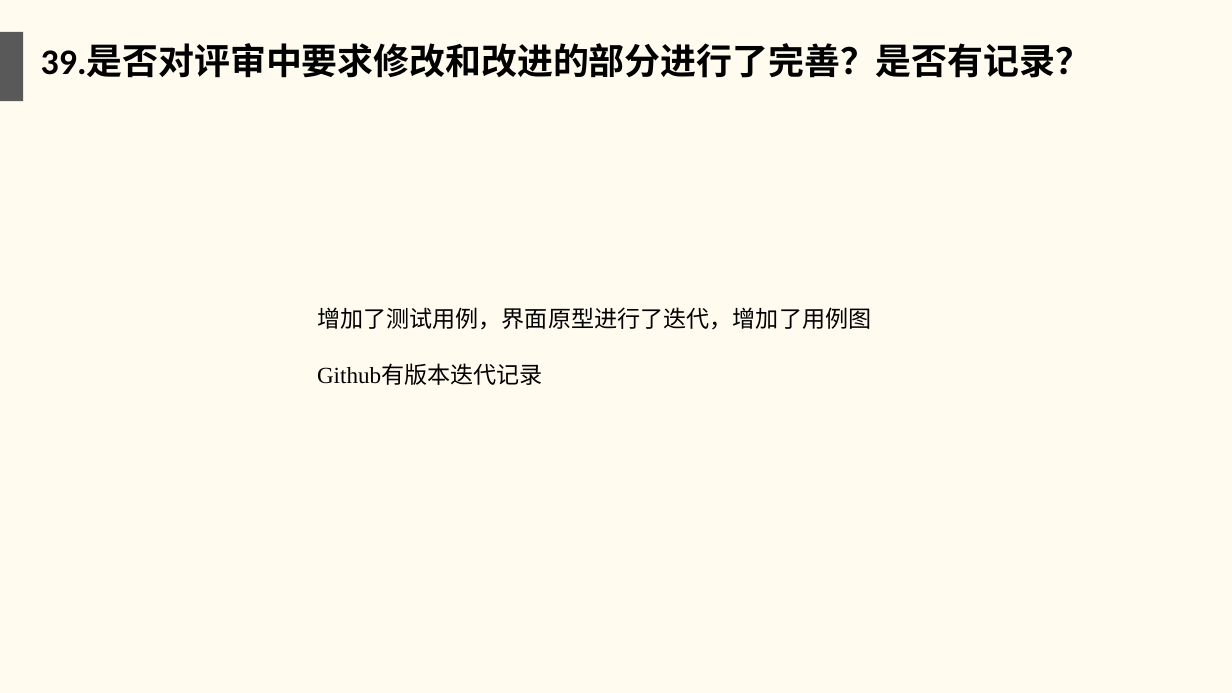
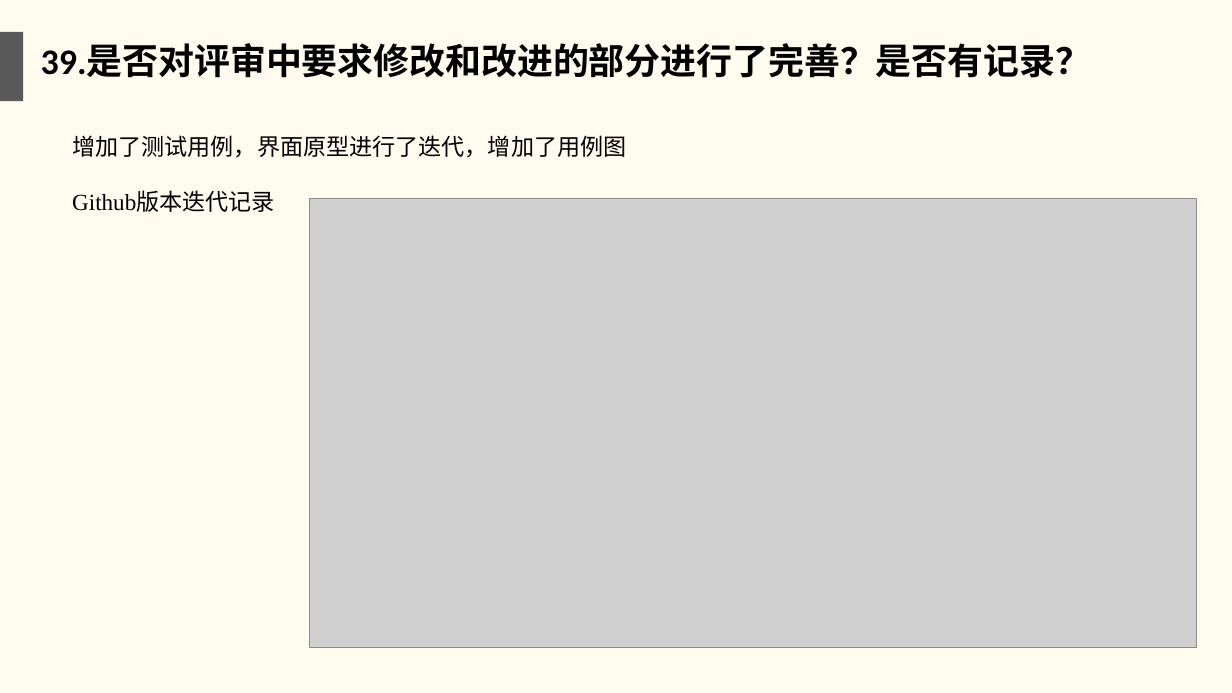
Before and after one commit to twn422/PRD2017, a slide deck: slide 41 of PRD-2017-G24/STW/受控文件/分析设计/项目收尾评审.ppt. Drawn at 1232x693 pixels with LibreOffice and Linux fonts; fonts in the diff are those of the drawing; grey boxes stand for pictures. Boxes give left, top, right and bottom in pixels: in the first picture for what was removed or moved away, otherwise in the second. Text is boxed around its words. In the diff, an @@ line names an element or a change of style, - is before the commit and + after.

```diff
--- a/PRD-2017-G24/STW/受控文件/分析设计/项目收尾评审.ppt
+++ b/PRD-2017-G24/STW/受控文件/分析设计/项目收尾评审.ppt
@@ text "增加了测试用例，界面原型进行了迭代，增加了用例图": place and size @@
-text "增加了测试用例，界面原型进行了迭代，增加了用例图" at [317,307,871,385]
+text "增加了测试用例，界面原型进行了迭代，增加了用例图" at [72,135,626,212]
@@ text at [72,192,275,212]: text changed @@
-Github有版本迭代记录
+Github版本迭代记录
@@ picture added at [309,199,1196,647] @@
```
Also in this commit, not shown: 10 other slides changed, 1 other file.
